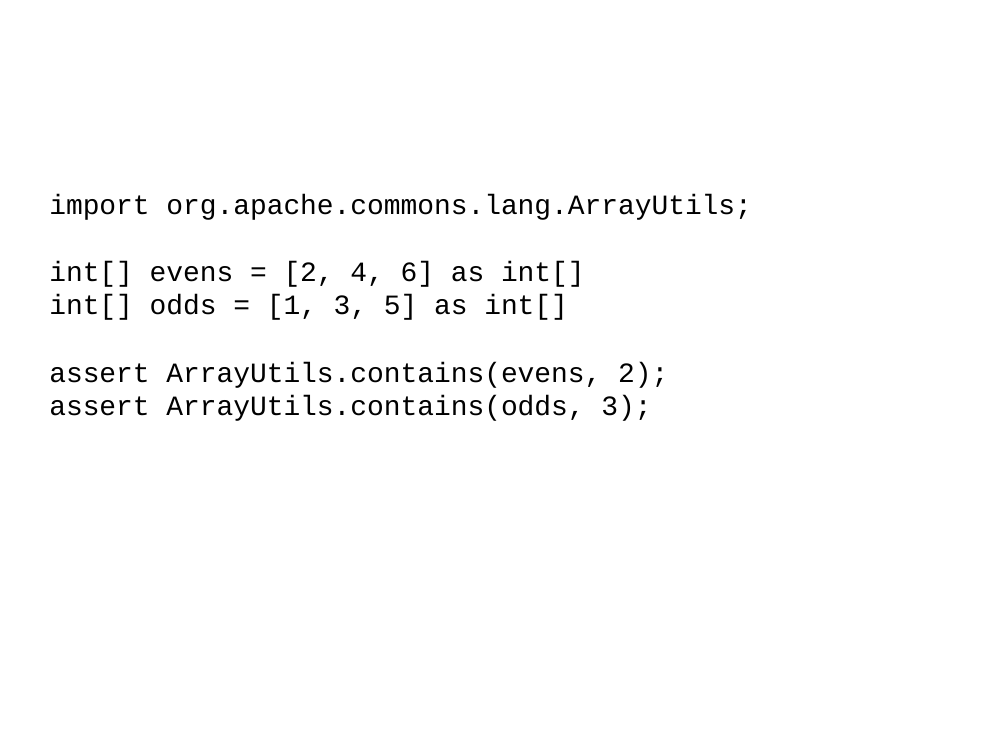
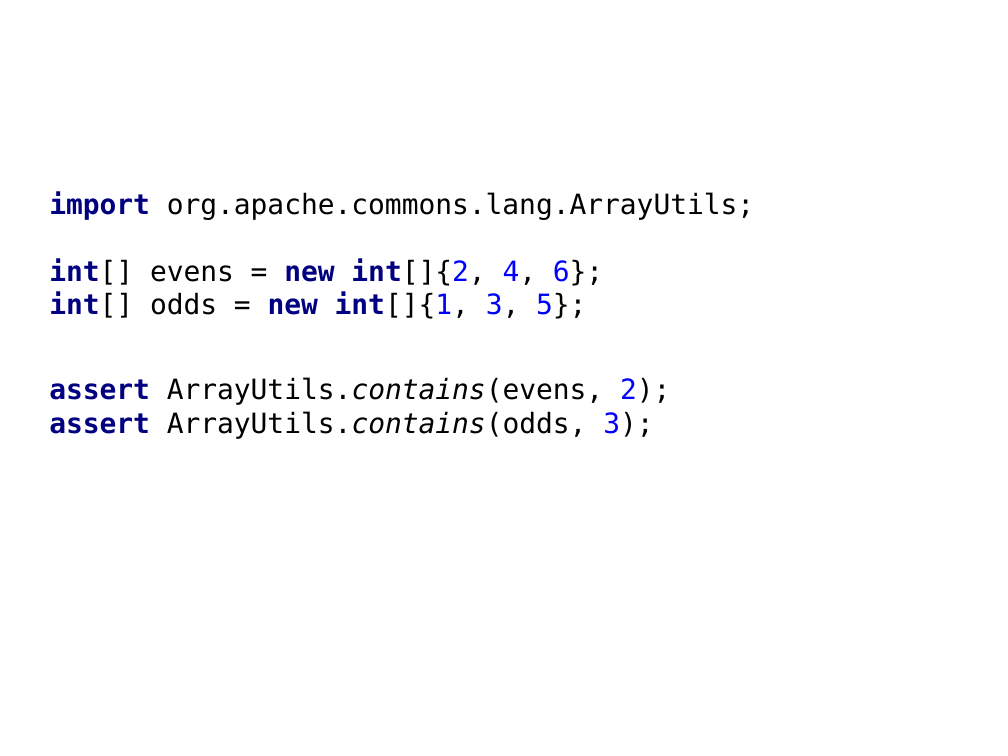
Before and after one commit to HamletDRC/presentations, a slide deck: slide 20 of javaboilerplatebusters/BoilerPlateBusters_Confess.odp (slide 19 before the commit). Drawn at 1008x756 pixels with LibreOffice and Linux fonts; fonts in the diff are those of the drawing; background and template pictures are left out. Boxes give left, top, right and bottom in pixels: in the first picture for what was removed or moved away, otherwise in the second. Text is boxed around its words. In the diff, an @@ line names an element or a change of style, - is before the commit and + after.

```diff
--- a/javaboilerplatebusters/BoilerPlateBusters_Confess.odp
+++ b/javaboilerplatebusters/BoilerPlateBusters_Confess.odp
@@ subtitle at [49, 191, 754, 439]: font Courier New to DejaVu Sans Mono in "import org.apache.commons.lang.ArrayUtils;", "assert ArrayUtils.contains(evens, 2);", "assert ArrayUtils.contains(odds, 3);"; text colour #000000 to #000080, bold on in "import", "assert", "assert"; text colour #000000 to #0000FF in "2);", "3);"; italic on in "ArrayUtils.contains(evens,", "ArrayUtils.contains(odds,"; more space between paragraphs @@
@@ subtitle at [49, 259, 603, 319]: text changed; font Courier New to DejaVu Sans Mono @@
-int[] evens = [2, 4, 6] as int[]
-int[] odds = [1, 3, 5] as int[]
+int[] evens = new int[]{2, 4, 6};
+int[] odds = new int[]{1, 3, 5};
```
Also in this commit, not shown: 22 other slides changed, 12 slides added, 21 other files.
